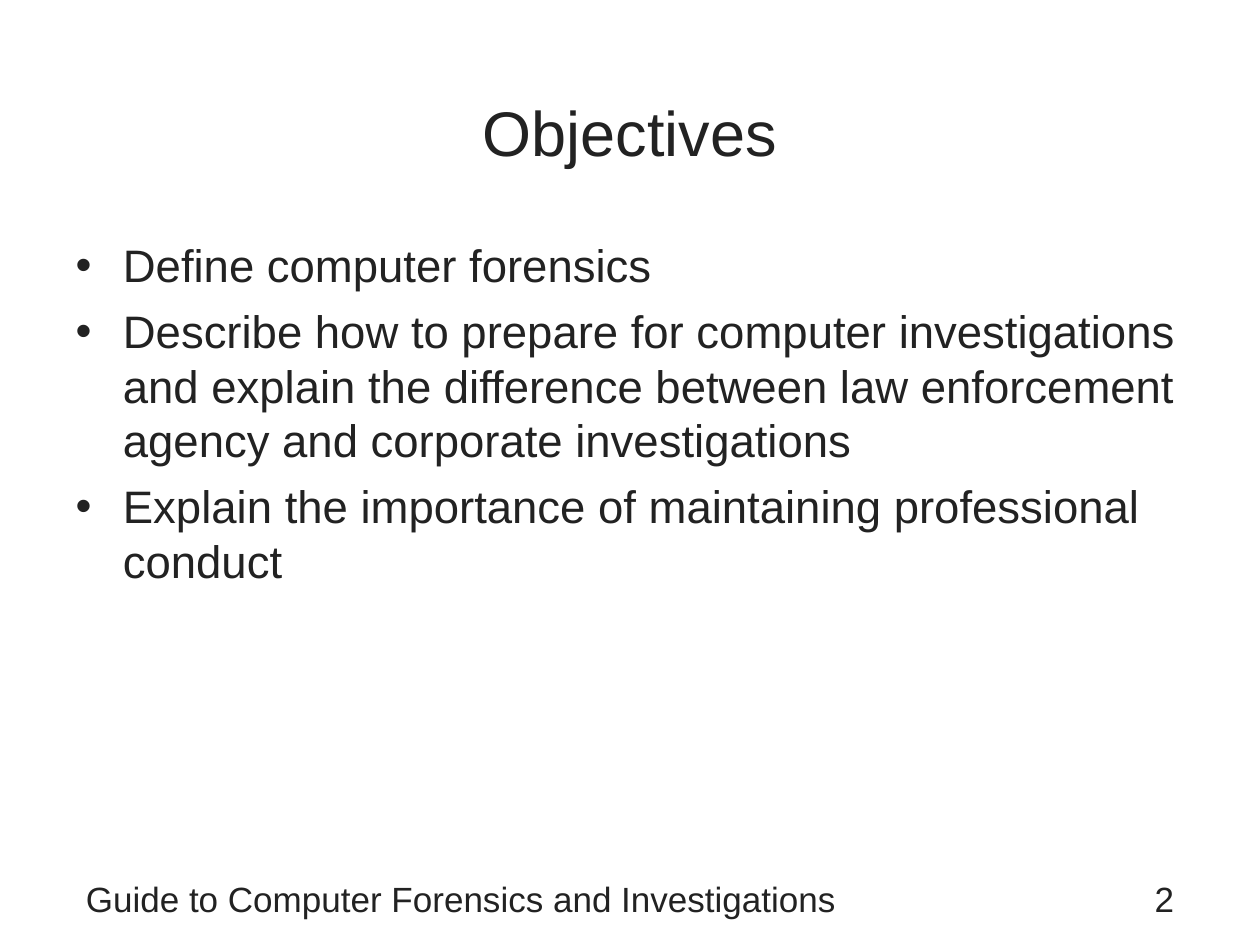
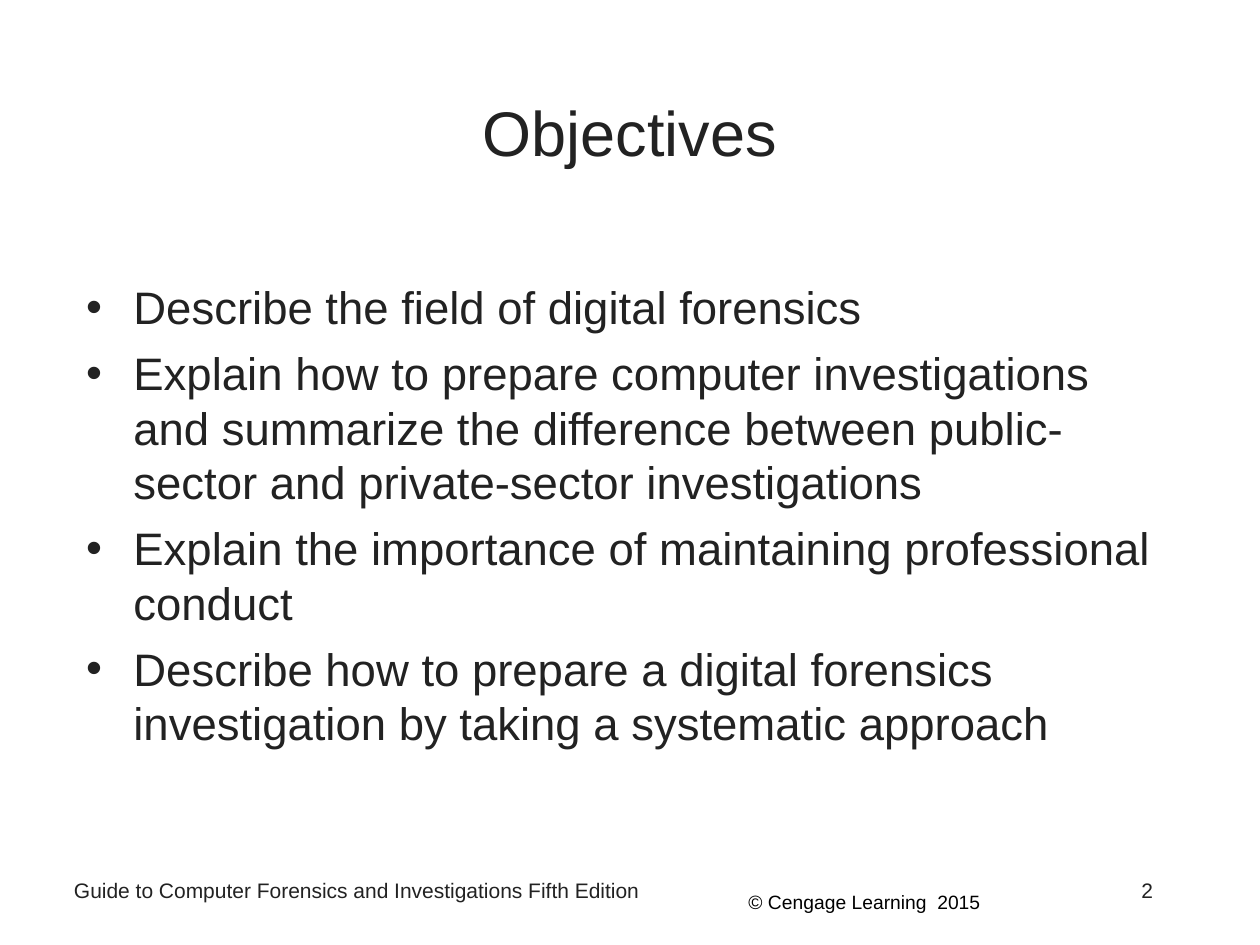
Before and after one commit to Emadalsuwat/emadalsuwat.github.io, a slide deck: slide 2 of computerforensics/Chapter1.ppt. Drawn at 1260x945 pixels with LibreOffice and Linux fonts; fonts in the diff are those of the drawing. Boxes give left, top, right and bottom in pixels: in the first picture for what was removed or moved away, otherwise in the second. Text is boxed around its words. In the diff, an @@ line names an element or a change of style, - is before the commit and + after.

```diff
--- a/computerforensics/Chapter1.ppt
+++ b/computerforensics/Chapter1.ppt
@@ text "Describe the field of digital ...": place and size @@
-text "Describe the field of digital ..." at [123,249,1175,579]
+text "Describe the field of digital ..." at [133,291,1149,750]
@@ text at [133,291,1089,509]: text changed @@
-• Define computer forensics
-• Describe how to prepare for computer investigations and explain the difference between law enforcement agency and corporate investigations
+• Describe the field of digital forensics
+• Explain how to prepare computer investigations and summarize the difference between public-sector and private-sector investigations
@@ text at [133,653,1049,750]: paragraph added @@
+• Describe how to prepare a digital forensics investigation by taking a systematic approach
@@ text at [74,882,639,903]: text changed; size 20 to 12 pt @@
-Guide to Computer Forensics and Investigations
+Guide to Computer Forensics and Investigations Fifth Edition
@@ text added at [768,895,980,913], 11 pt, text #000000 @@
+© Cengage Learning 2015
@@ page number: place and size @@
-page number at [1155,887,1174,912]
+page number at [1141,883,1153,898]
@@ page number at [1141,883,1153,898]: size 20 to 12 pt @@
```
Also in this commit, not shown: 5 other slides changed, 76 slides added, 33 slides removed, 19 other files.
